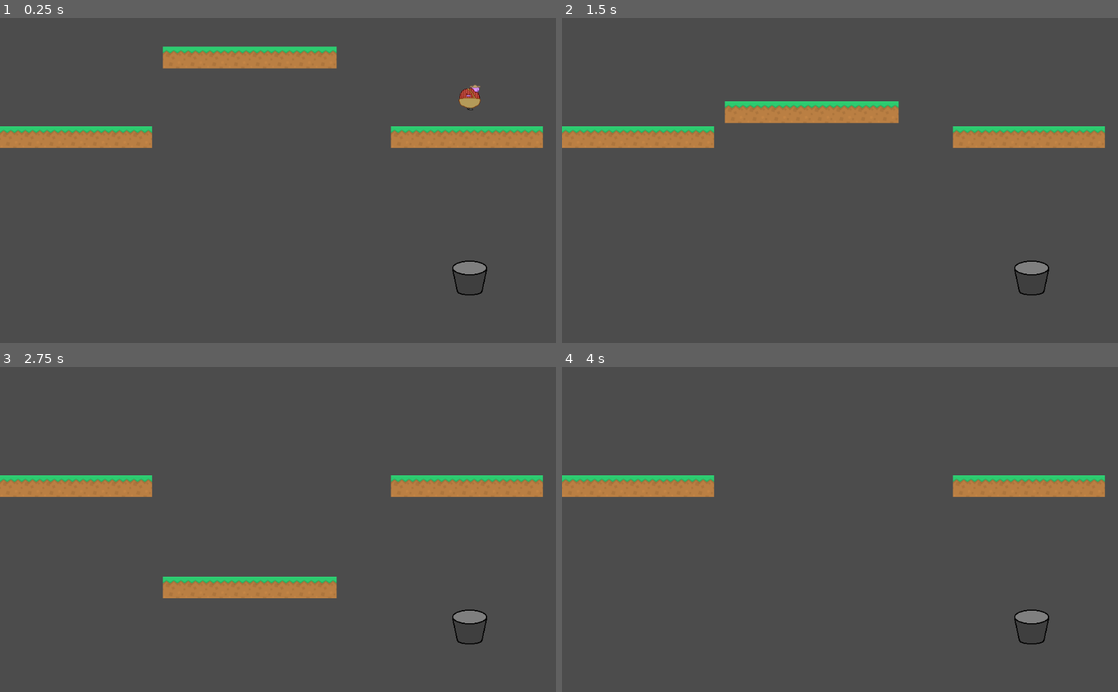
Above: before the commit, frames 1-4 (two rows, left to right).
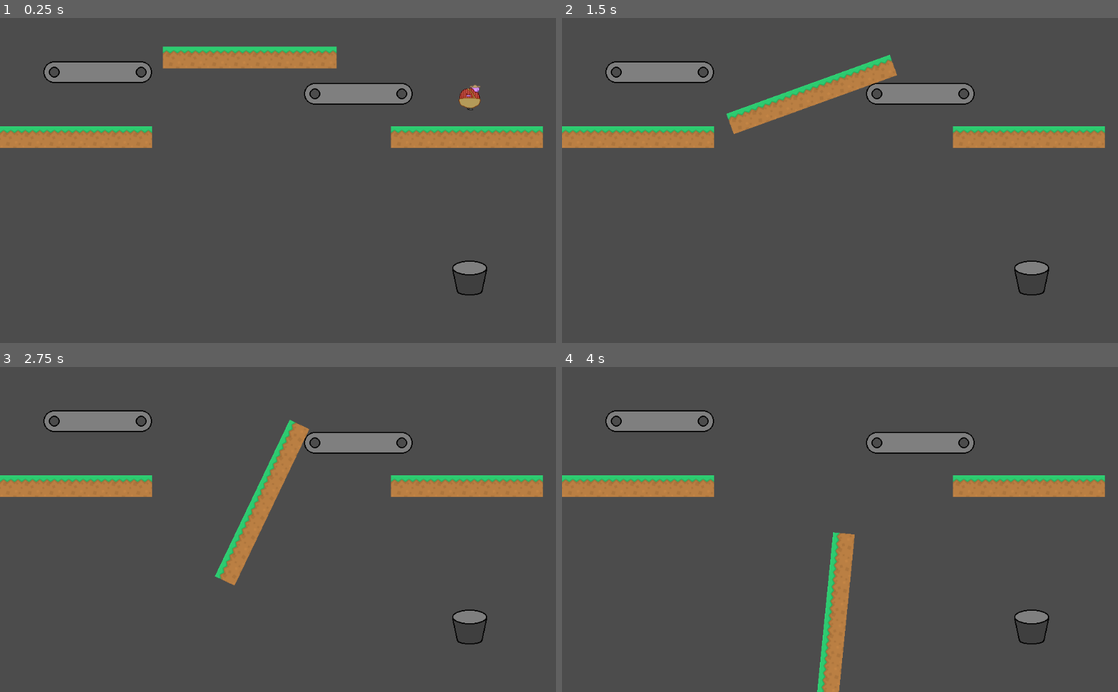
Above: after the commit, the same moments.

Repository: carsonswope/gmtk-jam
Game: Godot game, scene res://levels/level_1.tscn
Two runs of this game, one before a commit and one after it. Both use one fixed random seed, a clock stepped at 60 frames per second and the inputs below. This scene is started directly instead of the project's main scene.
Inputs:
- Up to frame 1 (0.25 s): no input
- Up to frame 2 (1.5 s): hold Right (move_right) from 0.53 s (still down); tap Up (jump) at 0.77 s
- Up to frame 3 (2.75 s): tap Up (jump) at 1.52 s; release Right (move_right) at 2.03 s; hold Left (move_left) from 2.03 s (still down)
- Up to frame 4 (4 s): release Left (move_left) at 2.78 s; hold Right (move_right) from 2.78 s (still down); tap Up (jump) at 3.02, 3.77 s

The runs differ from the first frame. In frame 1, 2.4% of the frame differs, in the area x 7-75%, y 13-27%; in frame 2, 5.5%; in frame 3, 6.5%, in the area x 7-75%, y 13-72%; in frame 4, 4.4%.

Commit message:
static circle colliders for platform container (progress commit)

Diff:
--- /dev/null
+++ b/PlatformContainer.gd
@@ -0,0 +1,30 @@
+extends Node2D
+
+const TILE_SIZE = 40
+#a string "0101" would describe a square curved on the top right and bottom right
+const corners = ["1010","0000","0101",
+"1010","0000","0101"]
+# Declare member variables here. Examples:
+# var a = 2
+# var b = "text"
+var pin_locations = []
+
+# Called when the node enters the scene tree for the first time.
+func _ready():
+	#look for child tiles and instantiate rigidbodies
+	for cell in $tiles.get_used_cells():
+		print(cell)
+		var id : int = $tiles.get_cell(cell.x,cell.y)
+		add_colliders(cell.x,cell.y,id)
+
+func add_colliders(x : int, y : int, id : int):
+	var base_pos = get_parent().position
+	var circle_shape = CircleShape2D.new()
+	circle_shape.set_radius(20.0)
+	var circle_collision = CollisionShape2D.new()
+	circle_collision.set_shape(circle_shape)
+	circle_collision.position = base_pos + Vector2(x+0.5,y+0.5)*TILE_SIZE
+	$body.add_child(circle_collision)
+# Called every frame. 'delta' is the elapsed time since the previous frame.
+#func _process(delta):
+#	pass
--- /dev/null
+++ b/PlatformContainer.tscn
@@ -0,0 +1,105 @@
+[gd_scene load_steps=4 format=2]
+
+[ext_resource path="res://PlatformContainer.gd" type="Script" id=1]
+[ext_resource path="res://resources/tilesets/platforms.png" type="Texture" id=2]
+
+[sub_resource type="TileSet" id=2]
+0/name = "platforms.png 0"
+0/texture = ExtResource( 2 )
+0/tex_offset = Vector2( 0, 0 )
+0/modulate = Color( 1, 1, 1, 1 )
+0/region = Rect2( 0, 0, 40, 40 )
+0/tile_mode = 0
+0/occluder_offset = Vector2( 0, 0 )
+0/navigation_offset = Vector2( 0, 0 )
+0/shape_offset = Vector2( 0, 0 )
+0/shape_transform = Transform2D( 1, 0, 0, 1, 0, 0 )
+0/shape_one_way = false
+0/shape_one_way_margin = 0.0
+0/shapes = [  ]
+0/z_index = 0
+1/name = "platforms.png 1"
+1/texture = ExtResource( 2 )
+1/tex_offset = Vector2( 0, 0 )
+1/modulate = Color( 1, 1, 1, 1 )
+1/region = Rect2( 40, 0, 40, 40 )
+1/tile_mode = 0
+1/occluder_offset = Vector2( 0, 0 )
+1/navigation_offset = Vector2( 0, 0 )
+1/shape_offset = Vector2( 0, 0 )
+1/shape_transform = Transform2D( 1, 0, 0, 1, 0, 0 )
+1/shape_one_way = false
+1/shape_one_way_margin = 0.0
+1/shapes = [  ]
+1/z_index = 0
+2/name = "platforms.png 2"
+2/texture = ExtResource( 2 )
+2/tex_offset = Vector2( 0, 0 )
+2/modulate = Color( 1, 1, 1, 1 )
+2/region = Rect2( 80, 0, 40, 40 )
+2/tile_mode = 0
+2/occluder_offset = Vector2( 0, 0 )
+2/navigation_offset = Vector2( 0, 0 )
+2/shape_offset = Vector2( 0, 0 )
+2/shape_transform = Transform2D( 1, 0, 0, 1, 0, 0 )
+2/shape_one_way = false
+2/shape_one_way_margin = 0.0
+2/shapes = [  ]
+2/z_index = 0
+3/name = "platforms.png 3"
+3/texture = ExtResource( 2 )
+3/tex_offset = Vector2( 0, 0 )
+3/modulate = Color( 1, 1, 1, 1 )
+3/region = Rect2( 0, 40, 40, 40 )
+3/tile_mode = 0
+3/occluder_offset = Vector2( 0, 0 )
+3/navigation_offset = Vector2( 0, 0 )
+3/shape_offset = Vector2( 0, 0 )
+3/shape_transform = Transform2D( 1, 0, 0, 1, 0, 0 )
+3/shape_one_way = false
+3/shape_one_way_margin = 0.0
+3/shapes = [  ]
+3/z_index = 0
+4/name = "platforms.png 4"
+4/texture = ExtResource( 2 )
+4/tex_offset = Vector2( 0, 0 )
+4/modulate = Color( 1, 1, 1, 1 )
+4/region = Rect2( 40, 40, 40, 40 )
+4/tile_mode = 0
+4/occluder_offset = Vector2( 0, 0 )
+4/navigation_offset = Vector2( 0, 0 )
+4/shape_offset = Vector2( 0, 0 )
+4/shape_transform = Transform2D( 1, 0, 0, 1, 0, 0 )
+4/shape_one_way = false
+4/shape_one_way_margin = 0.0
+4/shapes = [  ]
+4/z_index = 0
+5/name = "platforms.png 5"
+5/texture = ExtResource( 2 )
+5/tex_offset = Vector2( 0, 0 )
+5/modulate = Color( 1, 1, 1, 1 )
+5/region = Rect2( 80, 40, 40, 40 )
+5/tile_mode = 0
+5/occluder_offset = Vector2( 0, 0 )
+5/navigation_offset = Vector2( 0, 0 )
+5/shape_offset = Vector2( 0, 0 )
+5/shape_transform = Transform2D( 1, 0, 0, 1, 0, 0 )
+5/shape_one_way = false
+5/shape_one_way_margin = 0.0
+5/shapes = [  ]
+5/z_index = 0
+
+[node name="Node2D" type="Node2D"]
+script = ExtResource( 1 )
+
+[node name="tiles" type="TileMap" parent="."]
+tile_set = SubResource( 2 )
+cell_size = Vector2( 40, 40 )
+centered_textures = true
+format = 1
+
+[node name="body" type="RigidBody2D" parent="."]
+mode = 1
+__meta__ = {
+"_editor_description_": ""
+}
--- a/Player.gd
+++ b/Player.gd
@@ -45,12 +45,10 @@
 		sprite.animation = "walk"
 		sprite.playing = true
 		sprite.flip_h = true
-		hat.offset = Vector2(-10,0)
 	elif vel.x > 0:
 		sprite.animation = "walk"
 		sprite.playing = true
 		sprite.flip_h = false
-		hat.offset = Vector2(10,0)
 	else:
 		sprite.animation = "walk"
 		sprite.playing = false
--- a/levels/level_1.tscn
+++ b/levels/level_1.tscn
@@ -1,9 +1,10 @@
-[gd_scene load_steps=5 format=2]
+[gd_scene load_steps=6 format=2]
 
 [ext_resource path="res://Player.tscn" type="PackedScene" id=1]
 [ext_resource path="res://levels/level_1.gd" type="Script" id=2]
 [ext_resource path="res://scripts/NextLevel.tscn" type="PackedScene" id=3]
 [ext_resource path="res://Tile.tscn" type="PackedScene" id=4]
+[ext_resource path="res://PlatformContainer.tscn" type="PackedScene" id=5]
 
 [node name="level_1" type="Node2D"]
 z_index = -1
@@ -56,3 +57,10 @@
 
 [node name="Node2D16" parent="." instance=ExtResource( 4 )]
 position = Vector2( 20, 220 )
+
+[node name="Node2D" parent="." instance=ExtResource( 5 )]
+
+[node name="tiles" parent="Node2D" index="0"]
+tile_data = PoolIntArray( 131074, 0, 0, 131075, 4, 0, 131076, 4, 0, 131077, 4, 0, 131078, 2, 0, 196622, 0, 0, 196623, 4, 0, 196624, 4, 0, 196625, 4, 0, 196626, 2, 0 )
+
+[editable path="Node2D"]
Binary file added: resources/tilesets/platforms.png
Not shown, added: resources/tilesets/platforms.png.import
